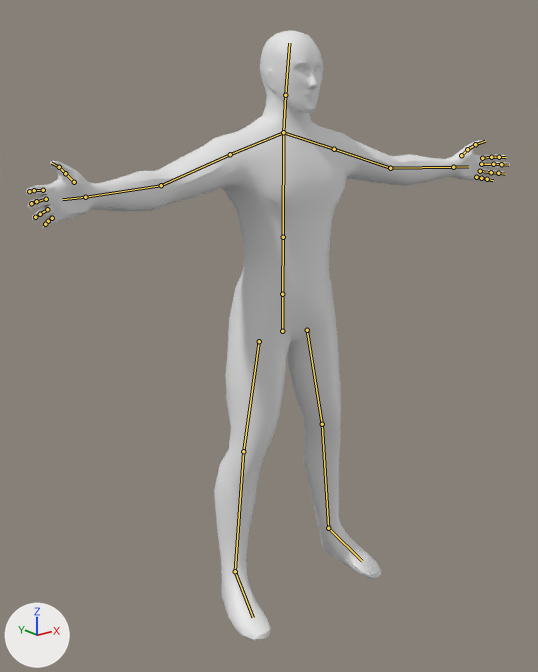
Before and after pictures for a commit that changed the Blender file scenes/pawn/player/KincheePlayer.blend.
Before and after are seen from a 50 mm camera at (-8.85, -10.41, 9.71) aimed at (-0.36, 0.2, 5.46). Arrows for +X, +Y and +Z are at lower left; the lights stay in place. The older version comes first. The bones that bend it are drawn over the model as lines.

Names of what the first picture shows: 'Retop'.
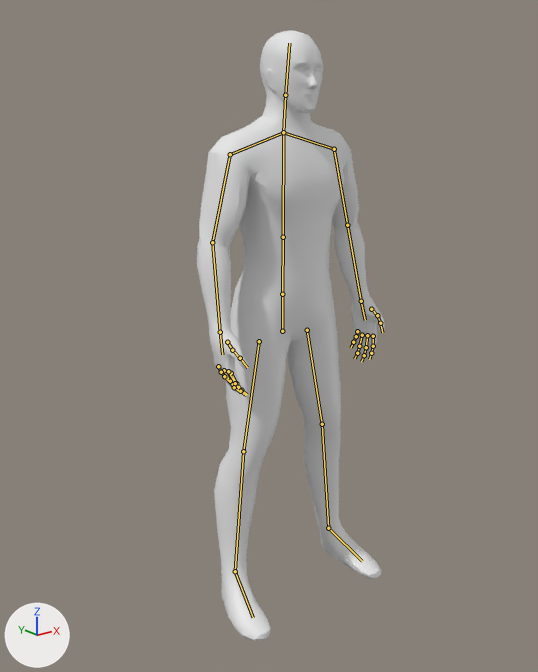
The newer file adds an action. The first version stands in its rest pose; the second is drawn at frame 1 of the action 'holdtype_idle'.

Boxes [x1, y1, x2, y2] around the edits, measured in the pictures (538 x 672 px):
'Retop', posed (61% narrower): before [26, 31, 510, 641]; after [197, 31, 385, 641]
bone 'UpperArm.L', root to tip: before (334, 149) to (390, 168); after (334, 149) to (347, 225)
bone 'LowerArm.L', root to tip: before (390, 168) to (453, 167); after (347, 225) to (361, 301)
bone 'Hand.L', root to tip: before (453, 167) to (468, 166); after (361, 301) to (365, 320)
bone 'UpperArm.R', root to tip: before (230, 154) to (161, 185); after (230, 154) to (212, 242)
bone 'LowerArm.R', root to tip: before (161, 185) to (85, 197); after (212, 242) to (220, 332)
bone 'Hand.R', root to tip: before (85, 197) to (62, 199); after (220, 332) to (222, 354)

Edits to the bpy script that builds the scene:
```text
Change bone_upperarm_l:
    where bone_upperarm_l = bpy.data.objects['Armature'].pose.bones['UpperArm.L']  # child of 'Clavicle.L'
    bone_upperarm_l.rotation_quaternion: (1.0, 0.0, 0.0, 0.0) -> (0.868, -0.005, 0.019, -0.496)  # degrees (0, 0, 0) -> degrees (-2, 2, -60)
Change bone_lowerarm_l:
    where bone_lowerarm_l = bpy.data.objects['Armature'].pose.bones['LowerArm.L']  # child of 'UpperArm.L'
    bone_lowerarm_l.rotation_quaternion: (1.0, 0.0, 0.0, 0.0) -> (0.867, 0.122, 0.455, -0.163)  # degrees (0, 0, 0) -> degrees (6, 56, -18)
Change bone_hand_l:
    where bone_hand_l = bpy.data.objects['Armature'].pose.bones['Hand.L']  # child of 'LowerArm.L'
    bone_hand_l.rotation_quaternion: (1.0, 0.0, 0.0, 0.0) -> (0.991, 0.034, 0.126, 0.002)  # degrees (0, 0, 0) -> degrees (4, 14, 1)
Change bone_upperarm_r:
    where bone_upperarm_r = bpy.data.objects['Armature'].pose.bones['UpperArm.R']  # child of 'Clavicle.R'
    bone_upperarm_r.rotation_quaternion: (1.0, 0.0, 0.0, 0.0) -> (0.878, 0.0, -0.019, 0.478)  # degrees (0, 0, 0) -> degrees (-1, -2, 57)
Change bone_lowerarm_r:
    where bone_lowerarm_r = bpy.data.objects['Armature'].pose.bones['LowerArm.R']  # child of 'UpperArm.R'
    bone_lowerarm_r.rotation_quaternion: (1.0, 0.0, 0.0, 0.0) -> (0.864, 0.123, -0.458, 0.17)  # degrees (0, 0, 0) -> degrees (6, -56, 19)
Change bone_hand_r:
    where bone_hand_r = bpy.data.objects['Armature'].pose.bones['Hand.R']  # child of 'LowerArm.R'
    bone_hand_r.rotation_quaternion: (1.0, 0.0, 0.0, 0.0) -> (0.991, 0.035, -0.126, -0.006)  # degrees (0, 0, 0) -> degrees (4, -14, -1)
```
